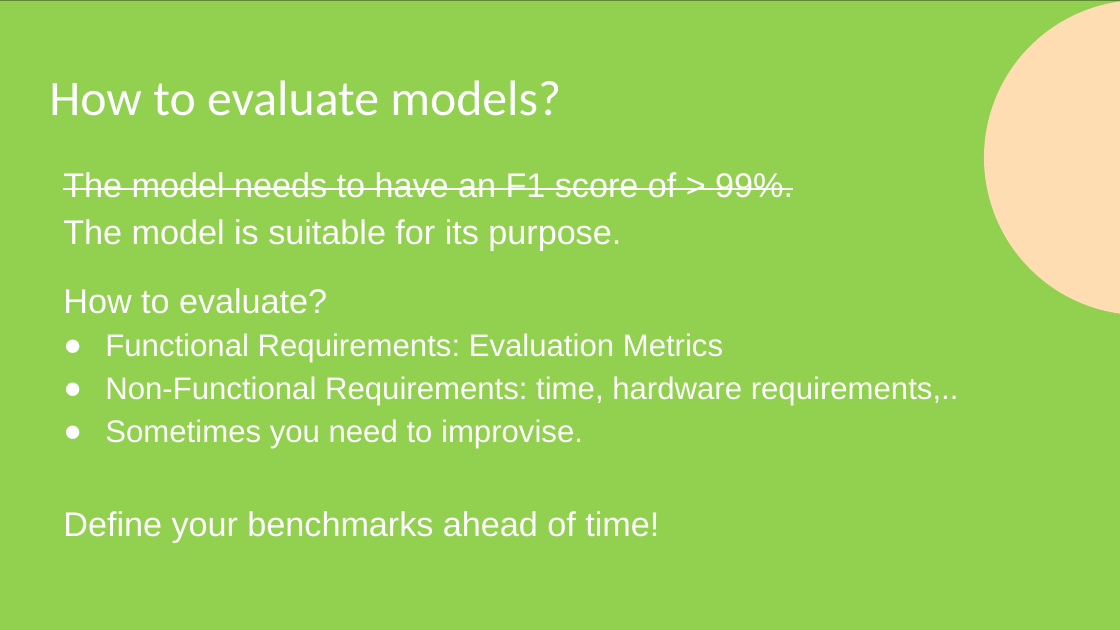
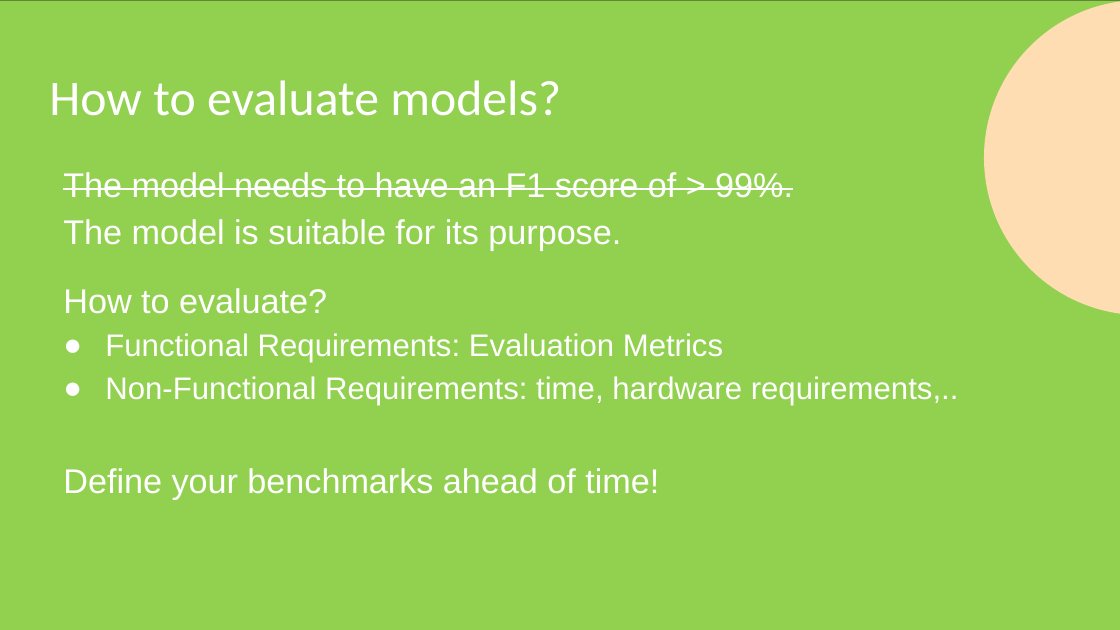
Before and after one commit to frank-trollmann/machine-learning_example-project, a slide deck: slide 6 of documentation/Session 3.pptx. Drawn at 1120x630 pixels with LibreOffice and Linux fonts; fonts in the diff are those of the drawing. Boxes give left, top, right and bottom in pixels: in the first picture for what was removed or moved away, otherwise in the second. Text is boxed around its words. In the diff, an @@ line names an element or a change of style, - is before the commit and + after.

```diff
--- a/documentation/Session 3.pptx
+++ b/documentation/Session 3.pptx
@@ text at <box>105,419,583,449</box>: paragraph removed @@
-● Sometimes you need to improvise.
```
Also in this commit, not shown: 1 other slide changed, 1 slide added, 1 slide removed, 2 other files.
